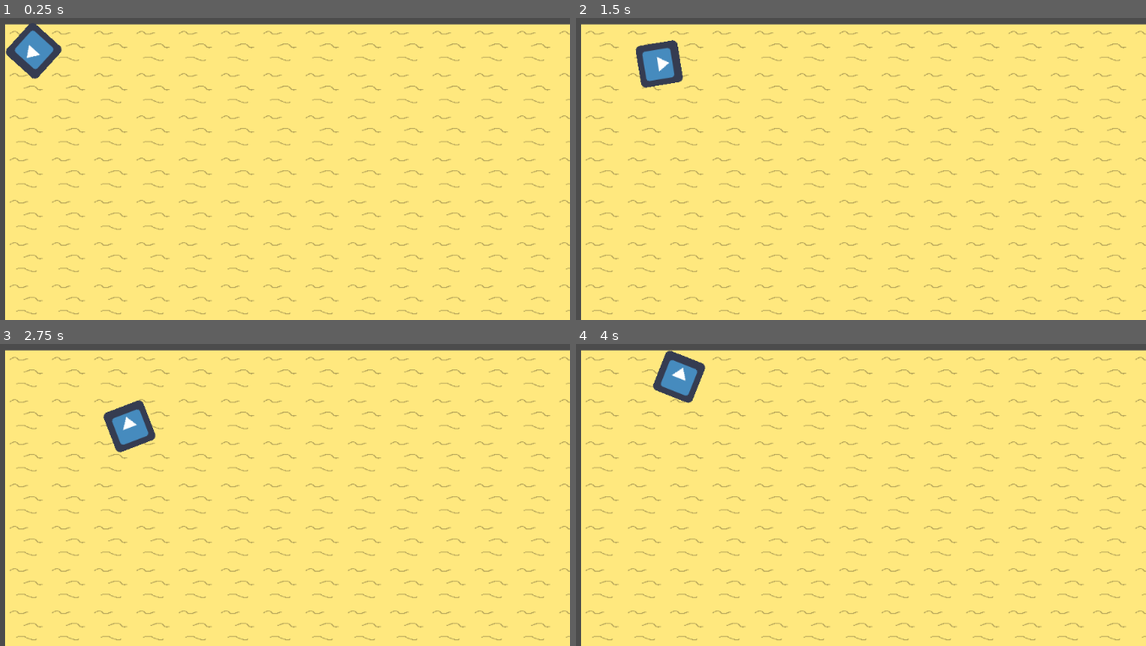
Above: before the commit, frames 1-4 (two rows, left to right).
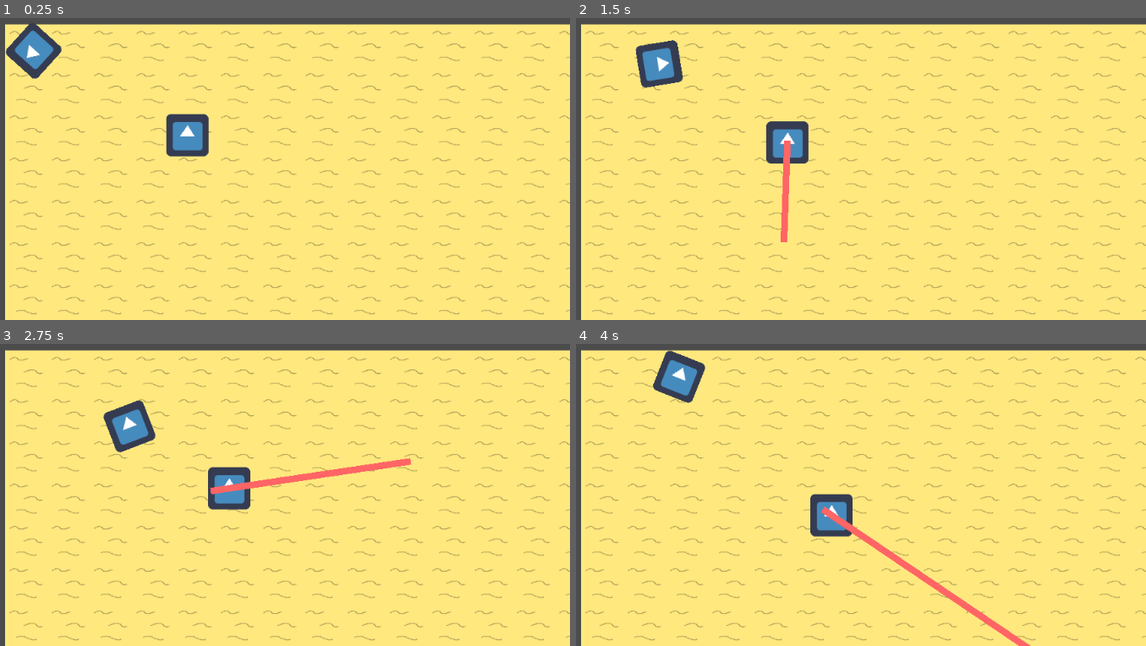
Above: after the commit, the same moments.

Repository: JortvD/ld49
Game: Godot game, scene res://scenes/MainScene.tscn
Two runs of this game, one before a commit and one after it. Both use one fixed random seed, a clock stepped at 60 frames per second and the inputs below. The engine's default icon, where the game draws it, is replaced by a stand-in: a white triangle on a blue panel in a dark square.
Inputs (mouse positions are in pixels of both pictures, inside the frame that each line leads up to):
- Up to frame 1 (0.25 s): no input
- Up to frame 2 (1.5 s): tap Enter at 0.5 s; move the mouse to (957, 102) at 0.52 s; hold Right (ui_right) 0.53-1.28 s; click (957, 102) at 0.67 s; move the mouse to (672, 141) at 1.27 s; hold Down (ui_down) from 1.28 s (still down); click (672, 141) at 1.42 s
- Up to frame 3 (2.75 s): move the mouse to (302, 362) at 2.02 s; release Down (ui_down) at 2.03 s; hold Right (ui_right) from 2.03 s (still down); click (302, 362) at 2.17 s
- Up to frame 4 (4 s): move the mouse to (775, 528) at 2.77 s; release Right (ui_right) at 2.78 s; hold Up (ui_up) 2.78-3.53 s; click (775, 528) at 2.92 s; move the mouse to (1009, 507) at 3.52 s; hold Left (ui_left) from 3.53 s (still down); click (1009, 507) at 3.67 s

The runs differ from the first frame. In frame 1, 1.1% of the frame differs, in the area x 29-37%, y 31-46%; in frame 2, 1.4%; in frame 3, 1.7%; in frame 4, 1.9%, in the area x 41-80%, y 49-100%.

Commit message:
Simple path system

Diff:
--- a/Player/Player.gd
+++ b/Player/Player.gd
@@ -18,4 +18,4 @@
 
 func _physics_process(delta):
 	get_input()
-	velocity = move_and_slide(velocity) * delta
+	velocity = move_and_slide(velocity)
--- /dev/null
+++ b/npc/NPC.tscn
@@ -0,0 +1,16 @@
+[gd_scene load_steps=4 format=2]
+
+[ext_resource path="res://icon.png" type="Texture" id=1]
+[ext_resource path="res://npc/NPC.gd" type="Script" id=2]
+
+[sub_resource type="RectangleShape2D" id=1]
+
+[node name="NPC" type="KinematicBody2D"]
+script = ExtResource( 2 )
+
+[node name="Sprite" type="Sprite" parent="."]
+texture = ExtResource( 1 )
+
+[node name="CollisionShape2D" type="CollisionShape2D" parent="."]
+scale = Vector2( 3, 3 )
+shape = SubResource( 1 )
--- /dev/null
+++ b/scenes/MainScene.gd
@@ -0,0 +1,8 @@
+extends Node2D
+
+func _unhandled_input(event):
+	if event is InputEventMouseButton:
+		if event.button_index == BUTTON_LEFT and event.pressed:
+			var path = $Navigation2D.get_simple_path($NPC.position, event.position)
+			$Line2D.points = path
+			$NPC.path = path
--- a/scenes/MainScene.tscn
+++ b/scenes/MainScene.tscn
@@ -1,12 +1,36 @@
-[gd_scene load_steps=3 format=2]
+[gd_scene load_steps=7 format=2]
 
 [ext_resource path="res://world/World.tscn" type="PackedScene" id=1]
 [ext_resource path="res://Player/Player.tscn" type="PackedScene" id=2]
+[ext_resource path="res://scenes/NPC.gd" type="Script" id=3]
+[ext_resource path="res://scenes/MainScene.gd" type="Script" id=4]
+[ext_resource path="res://icon.png" type="Texture" id=5]
+
+[sub_resource type="NavigationPolygon" id=1]
+vertices = PoolVector2Array( 402.276, 188.03, 536.971, 320.48, 86.8642, 315.99, 29.6186, 150.988, 113.803, 43.2319, -202.511, -17.73, -170.402, 286.707, -410.622, 284.329, -378.513, -225.841, 526.473, -219.895, 138.792, -56.9738, 539.216, 102.722, 394.419, 100.477 )
+polygons = [ PoolIntArray( 0, 1, 2, 3, 4 ), PoolIntArray( 5, 6, 7, 8 ), PoolIntArray( 5, 8, 9, 10 ), PoolIntArray( 10, 9, 11, 12, 4 ), PoolIntArray( 4, 12, 0 ) ]
+outlines = [ PoolVector2Array( 113.803, 43.2319, 29.6186, 150.988, 86.8642, 315.99, 536.971, 320.48, 402.276, 188.03, 394.419, 100.477, 539.216, 102.722, 526.473, -219.895, -378.513, -225.841, -410.622, 284.329, -170.402, 286.707, -202.511, -17.73, 138.792, -56.9738 ) ]
 
 [node name="MainScene" type="Node2D"]
 position = Vector2( 168.867, 152.219 )
+script = ExtResource( 4 )
 
 [node name="World" parent="." instance=ExtResource( 1 )]
 
 [node name="Player" parent="." instance=ExtResource( 2 )]
 position = Vector2( 43.4438, 39.8138 )
+
+[node name="NPC" type="Sprite" parent="."]
+position = Vector2( 275.896, 167.678 )
+texture = ExtResource( 5 )
+script = ExtResource( 3 )
+
+[node name="Navigation2D" type="Navigation2D" parent="."]
+
+[node name="NavigationPolygonInstance" type="NavigationPolygonInstance" parent="Navigation2D"]
+position = Vector2( 0, -2 )
+navpoly = SubResource( 1 )
+
+[node name="Line2D" type="Line2D" parent="."]
+points = PoolVector2Array( 84.7354, 83.5898 )
+default_color = Color( 1, 0.4, 0.4, 1 )
--- /dev/null
+++ b/scenes/NPC.gd
@@ -0,0 +1,21 @@
+extends Sprite
+
+var speed = 50
+var path : = PoolVector2Array()
+
+func _process(delta):
+	# Calculate the movement distance for this frame
+	var distance_to_walk = speed * delta
+
+	# Move the player along the path until he has run out of movement or the path ends.
+	while distance_to_walk > 0 and path.size() > 0:
+		var distance_to_next_point = position.distance_to(path[0])
+		if distance_to_walk <= distance_to_next_point:
+			# The player does not have enough movement left to get to the next point.
+			position += position.direction_to(path[0]) * distance_to_walk
+		else:
+			# The player get to the next point
+			position = path[0]
+			path.remove(0)
+		# Update the distance to walk
+		distance_to_walk -= distance_to_next_point
Empty file added: npc/NPC.gd
